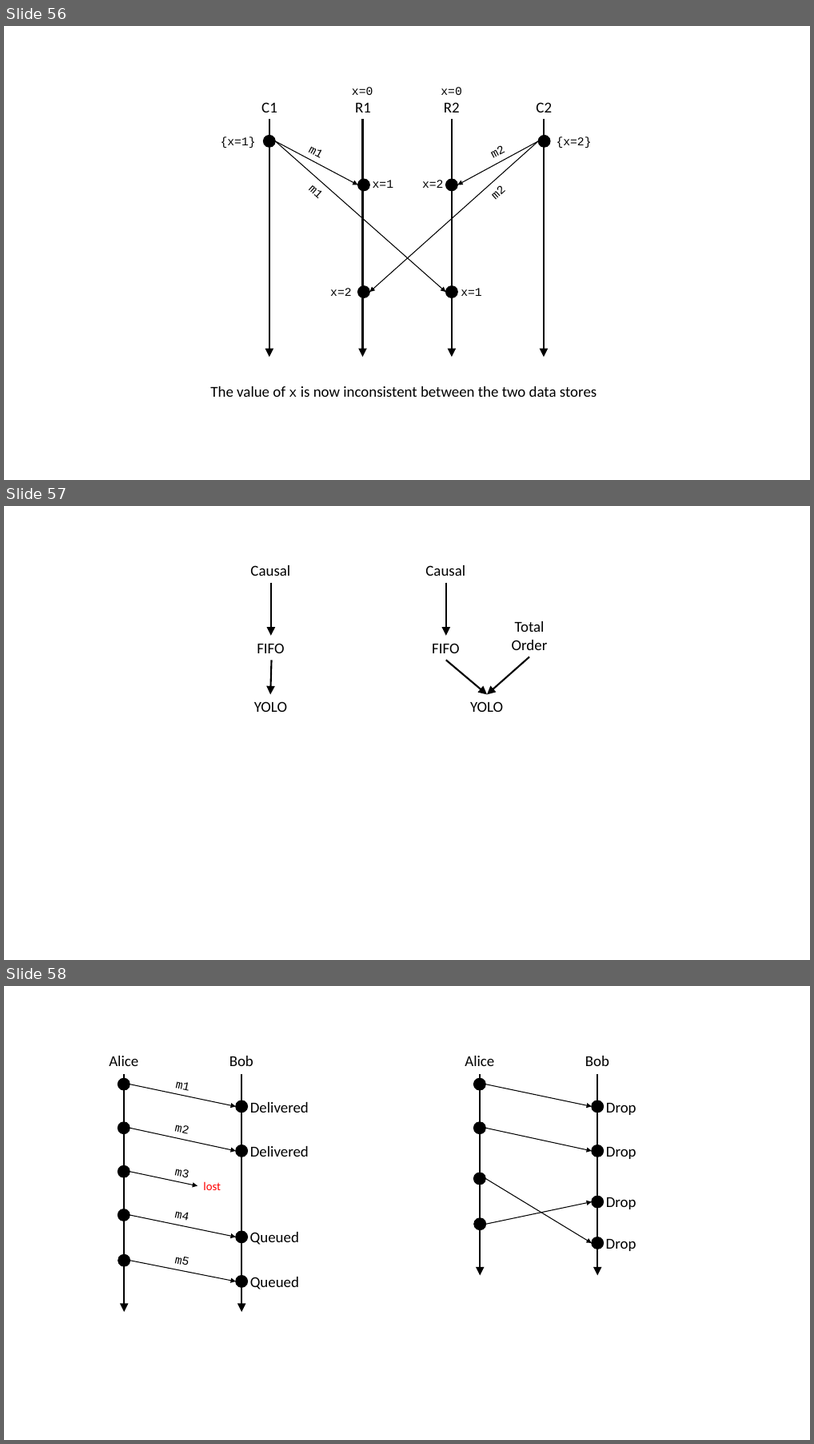
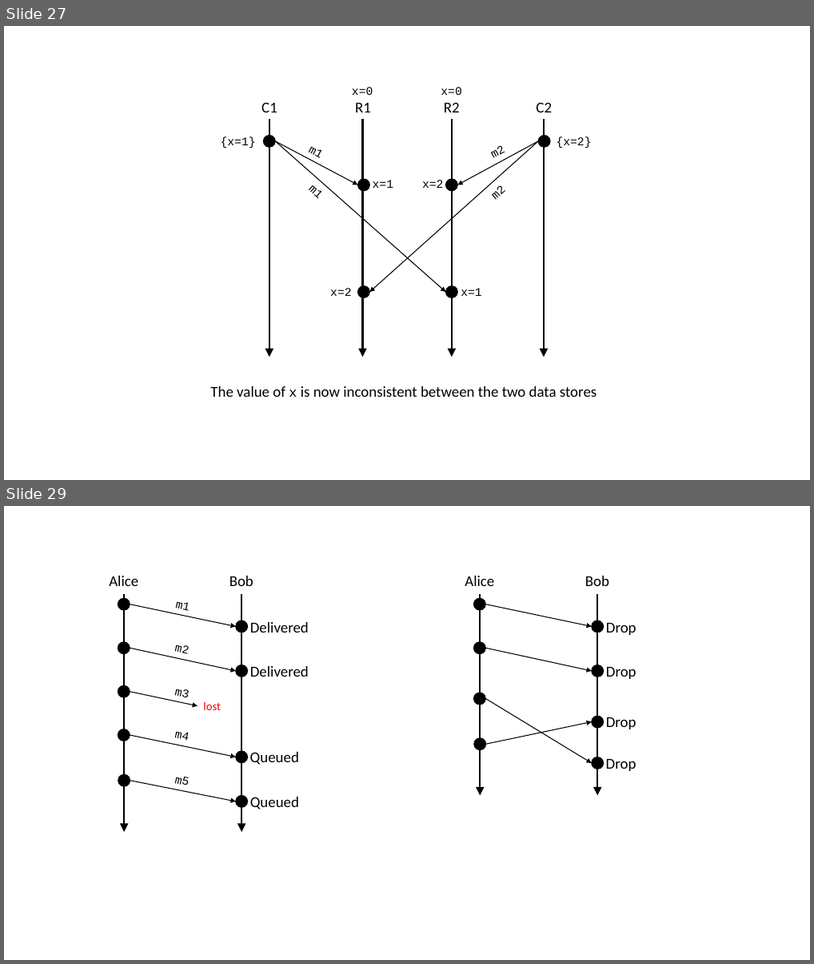
Before and after one commit to ChrisWhealy/DistributedSystemNotes, a slide deck: img/Diagrams.pptx. Shown one above the other, each under a label of ours: slides 56, 57 and 58 before the commit, slides 27 and 29 after it; the slides between them are not shown. The pictures are 814x1444 and 814x964 pixels, drawn with LibreOffice and Linux fonts; fonts in the diff are those of the drawing. Boxes give left, top, right and bottom in pixels: in the first picture for what was removed or moved away, otherwise in the second. Text is boxed around its words. In the diff, an @@ line names an element or a change of style, - is before the commit and + after.

```diff
--- a/img/Diagrams.pptx
+++ b/img/Diagrams.pptx
@@ slide 57 removed at box(4, 506, 810, 960), background #FFFFFF @@
@@ text removed at box(250, 565, 290, 576) @@
-Causal
@@ text removed at box(426, 565, 466, 576) @@
-Causal
@@ arrow removed from (271, 583) to (271, 636) @@
@@ arrow removed from (446, 583) to (446, 636) @@
@@ text removed at box(512, 621, 548, 650) @@
-Total
-Order
@@ text removed at box(257, 643, 284, 653) @@
-FIFO
@@ text removed at box(432, 643, 459, 653) @@
-FIFO
@@ arrow removed from (272, 660) to (270, 694) @@
@@ arrow removed from (446, 660) to (487, 694) @@
@@ arrow removed from (530, 656) to (487, 694) @@
@@ text removed at box(254, 701, 287, 712) @@
-YOLO
@@ text removed at box(470, 701, 503, 712) @@
-YOLO
@@ what was slide 56 is now slide 27 @@
@@ what was slide 58 is now slide 29 @@
```
Also in this commit, not shown: 8 slides changed, 4 slides added, 28 other slides removed, 10 other files.
